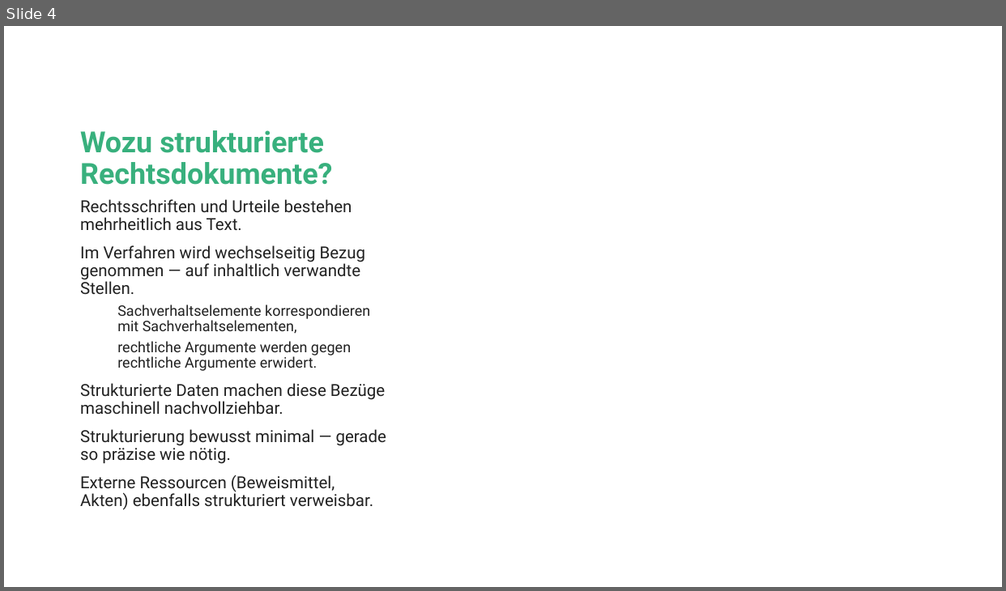
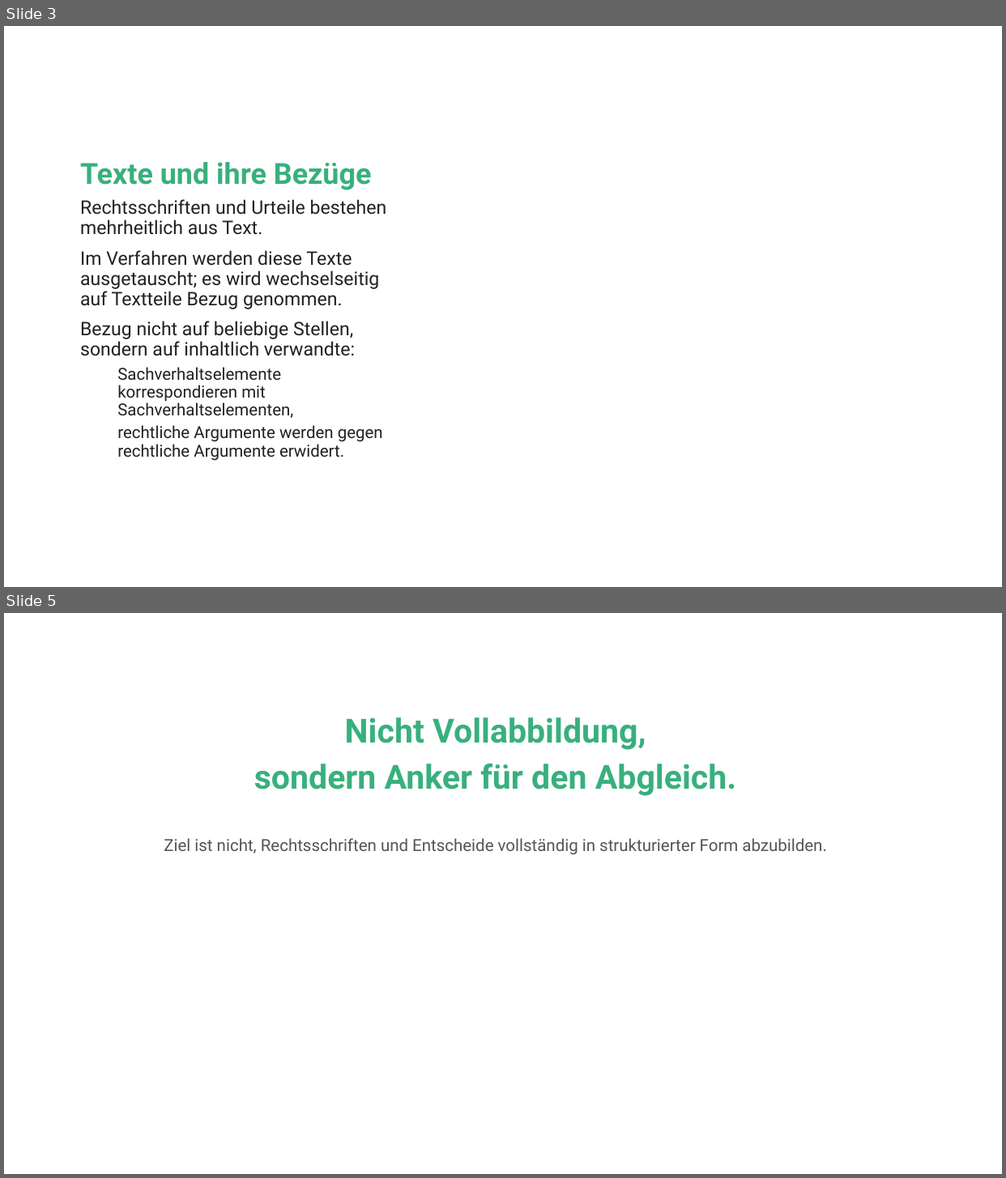
Before and after one commit to jan-nicklaus/LegalXML, a slide deck: Beispiele/sebastian/xml-vorteile.pptx. Shown one above the other, each under a label of ours: slide 4 before the commit, slides 3 and 5 after it; the slides between them are not shown. The pictures are 1006x591 and 1006x1178 pixels, drawn with LibreOffice and Linux fonts; fonts in the diff are those of the drawing; background and template pictures are left out. Boxes give left, top, right and bottom in pixels: in the first picture for what was removed or moved away, otherwise in the second. Text is boxed around its words. In the diff, an @@ line names an element or a change of style, - is before the commit and + after.

```diff
--- a/Beispiele/sebastian/xml-vorteile.pptx
+++ b/Beispiele/sebastian/xml-vorteile.pptx
@@ slide 5 added at (x1=4, y1=613, x2=1002, y2=1174), background #FFFFFF @@
@@ text added at (x1=164, y1=717, x2=826, y2=855), 16 pt, text #555555 @@
+Nicht Vollabbildung,
+sondern Anker für den Abgleich.
+Ziel ist nicht, Rechtsschriften und Entscheide vollständig in strukturierter Form abzubilden.
@@ what was slide 4 is now slide 3 @@
@@ slide 3 changed as well @@
@@ title at (x1=80, y1=162, x2=372, y2=190): text changed @@
-Wozu strukturierte Rechtsdokumente?
+Texte und ihre Bezüge
@@ text at (x1=80, y1=199, x2=387, y2=461): size 16 to 18 pt in "Rechtsschriften und Urteile bestehen mehrheitlich aus Text."; size 14 to 16 pt in "Sachverhaltselemente korrespondieren mit Sachverhaltselement ...", "rechtliche Argumente werden gegen rechtliche Argumente erwid ..." @@
@@ text at (x1=80, y1=250, x2=379, y2=356): text changed; size 16 to 18 pt @@
-Im Verfahren wird wechselseitig Bezug genommen — auf inhaltlich verwandte Stellen.
+Im Verfahren werden diese Texte ausgetauscht; es wird wechselseitig auf Textteile Bezug genommen.
+Bezug nicht auf beliebige Stellen, sondern auf inhaltlich verwandte:
@@ text at (x1=80, y1=383, x2=386, y2=510): paragraphs removed @@
-Strukturierte Daten machen diese Bezüge maschinell nachvollziehbar.
-Strukturierung bewusst minimal — gerade so präzise wie nötig.
-Externe Ressourcen (Beweismittel, Akten) ebenfalls strukturiert verweisbar.
```
Also in this commit, not shown: 2 other slides changed, 1 other slide added, 10 slides removed, 7 other files.
